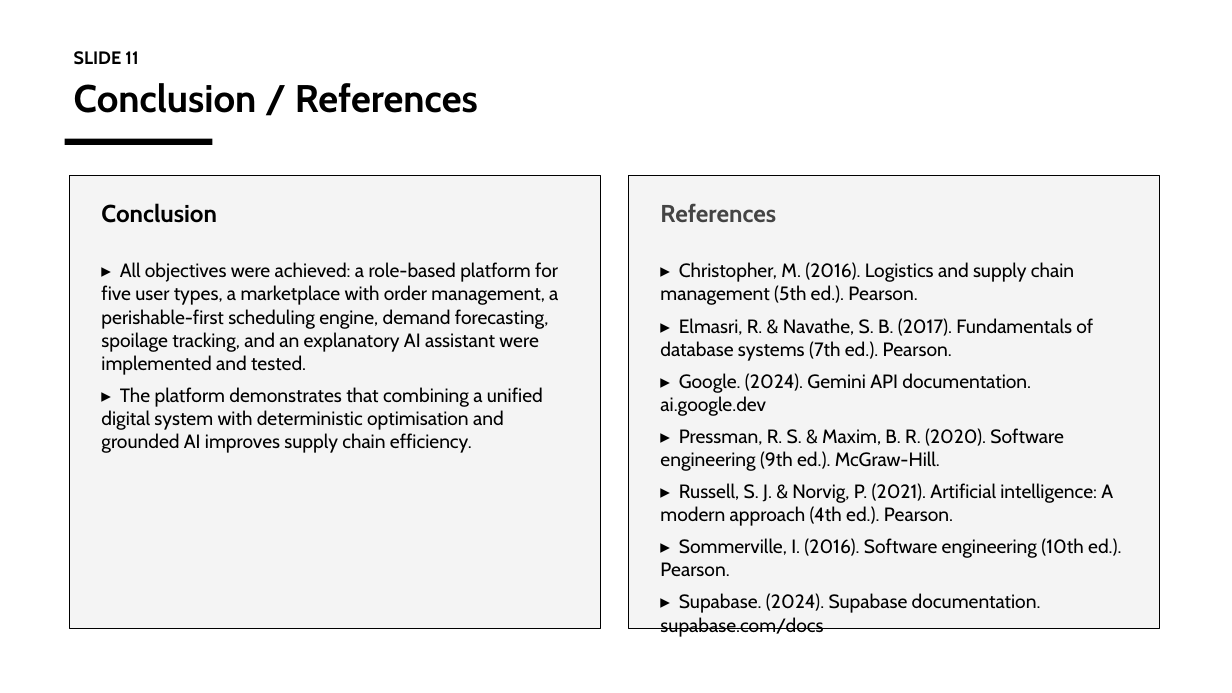
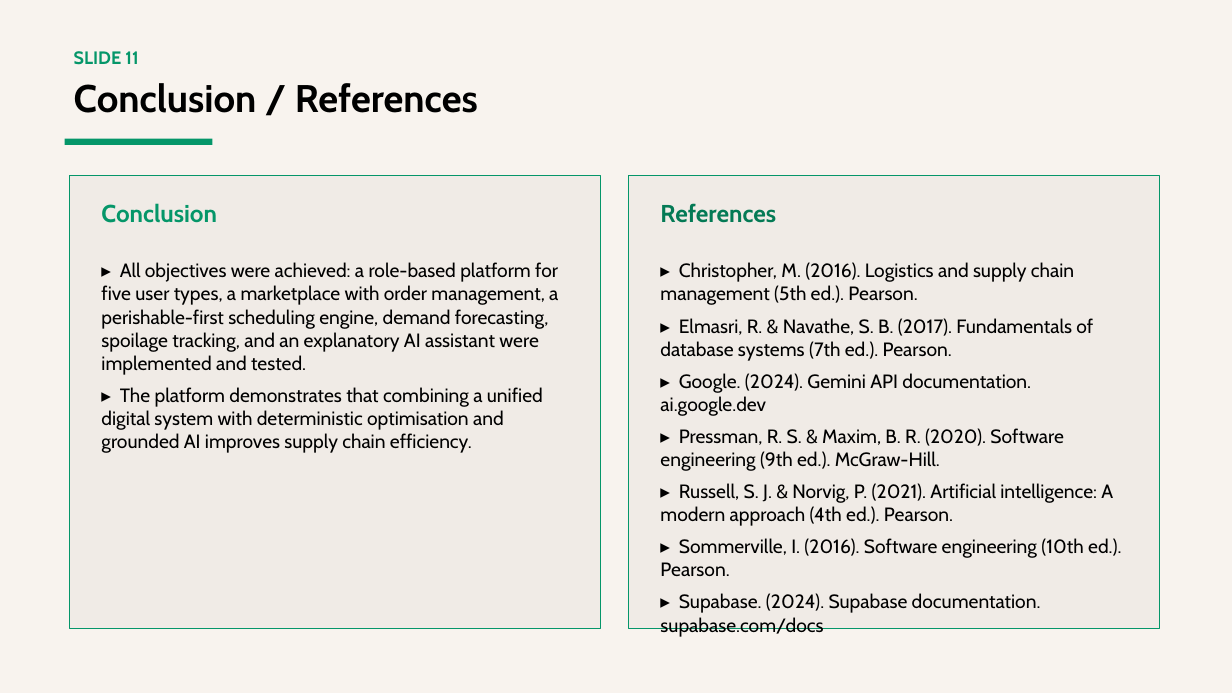
Before and after one commit to charlesfame33-web/IDS, a slide deck: slide 11 of AgriFlow_AI_Defence_Slides.pptx. Drawn at 1232x693 pixels with LibreOffice and Linux fonts; fonts in the diff are those of the drawing. Boxes give left, top, right and bottom in pixels: in the first picture for what was removed or moved away, otherwise in the second. Text is boxed around its words. In the diff, an @@ line names an element or a change of style, - is before the commit and + after.

Commit message:
feat: agriflow screenshots, plain + illustrated report and slides (warm cream/green theme)

```diff
--- a/AgriFlow_AI_Defence_Slides.pptx
+++ b/AgriFlow_AI_Defence_Slides.pptx
@@ background #FFFFFF to #F8F3EE @@
@@ text "SLIDE 11" at box(74, 51, 138, 65): text colour #000000 to #059669 @@
@@ rectangle at box(65, 139, 213, 145): fill #000000 to #059669 @@
@@ rectangle at box(69, 176, 601, 628): fill #F4F4F4 to #F0EBE6; outline #000000 1 pt to #059669 1 pt @@
@@ rectangle at box(628, 176, 1160, 628): fill #F4F4F4 to #F0EBE6; outline #000000 1 pt to #059669 1 pt @@
@@ text "Conclusion" at box(101, 203, 217, 223): text colour #000000 to #059669 @@
@@ text "References" at box(660, 203, 776, 223): text colour #444444 to #047A55 @@
```
Also in this commit, not shown: 11 other slides changed, 19 other files.
